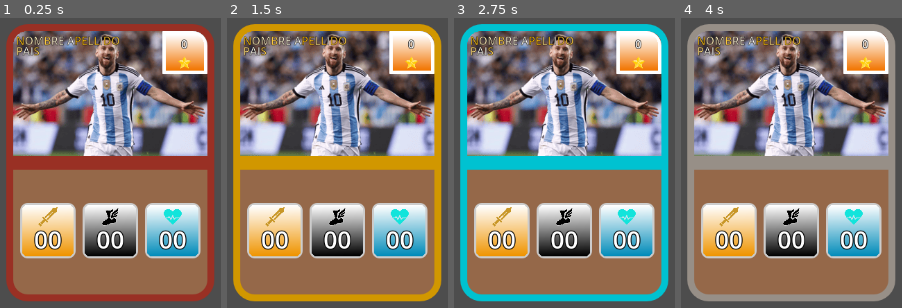
Above: before the commit, frames 1-4 (left to right).
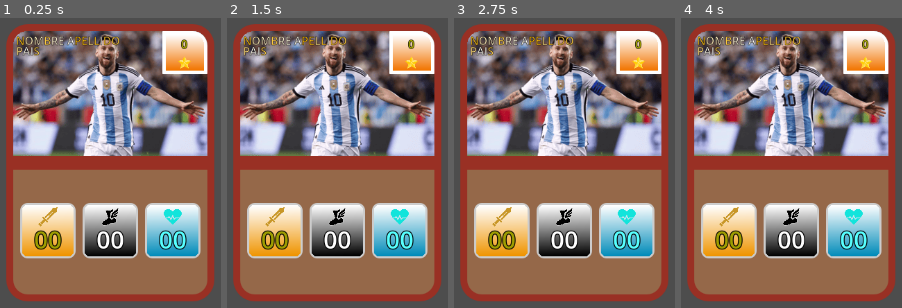
Above: after the commit, the same moments.

Repository: albanofazzito/Garayzar_Fazzito-Offside
Game: Godot game, scene res://Escenas/Carta.tscn
Same seed, same stepped clock (60 frames per second), same inputs: the game is played once before the commit and once after it.
Inputs (mouse positions are in pixels of both pictures, inside the frame that each line leads up to):
- Up to frame 1 (0.25 s): no input
- Up to frame 2 (1.5 s): tap Enter at 0.5 s; move the mouse to (outside the picture) at 0.52 s; click (outside the picture) at 0.67 s; tap Space at 1.25 s; move the mouse to (310, 229) at 1.27 s; click (310, 229) at 1.42 s
- Up to frame 3 (2.75 s): tap Enter at 2 s; move the mouse to (outside the picture) at 2.02 s; click (outside the picture) at 2.17 s
- Up to frame 4 (4 s): tap Space at 2.75 s; move the mouse to (884, 299) at 2.77 s; click (884, 299) at 2.92 s; tap Enter at 3.5 s; move the mouse to (outside the picture) at 3.52 s; click (outside the picture) at 3.67 s

The runs differ from the first frame. In frame 1, 0.9% of the frame differs, in the area x 15-86%, y 7-80%; in frame 2, 16%; in frame 3, 16%, in the area x 2-98%, y 2-98%; in frame 4, 16%.

Commit message:
Se desarrollo cambio de datos dependiendo de jugador

Diff:
--- a/offside/Escenas/Carta.tscn
+++ b/offside/Escenas/Carta.tscn
@@ -118,8 +118,7 @@
 fill_from = Vector2(0.53276354, 1)
 fill_to = Vector2(0.5099715, 0)
 
-[node name="Node2D" type="Node2D" unique_id=1589700394]
-script = ExtResource("1_jopjk")
+[node name="Carta" type="Node2D" unique_id=1589700394]
 
 [node name="Base" type="Panel" parent="." unique_id=57122258]
 anchors_preset = 8
@@ -134,6 +133,7 @@
 grow_horizontal = 2
 grow_vertical = 2
 theme_override_styles/panel = SubResource("StyleBoxFlat_lrvte")
+script = ExtResource("1_jopjk")
 
 [node name="Jugador" type="TextureRect" parent="Base" unique_id=238729905]
 material = SubResource("ShaderMaterial_mlirv")
@@ -176,12 +176,13 @@
 scale = Vector2(0.02, 0.02)
 texture = ExtResource("5_66sx7")
 
-[node name="Label" type="Label" parent="Base/RecipienteEstrellas" unique_id=1647795535]
+[node name="Coste" type="Label" parent="Base/RecipienteEstrellas" unique_id=1647795535]
 layout_mode = 0
 offset_left = 27.0
 offset_top = 7.0
 offset_right = 37.0
 offset_bottom = 30.0
+theme_override_colors/font_color = Color(0.7103104, 0.7050788, 0, 1)
 theme_override_constants/outline_size = 3
 text = "0"
 
@@ -269,6 +270,54 @@
 offset_bottom = 36.5
 grow_horizontal = 2
 grow_vertical = 2
+theme_override_colors/font_color = Color(0.6181253, 0.6149438, 0, 1)
+theme_override_colors/font_outline_color = Color(0, 0, 0, 1)
+theme_override_constants/outline_size = 5
+theme_override_font_sizes/font_size = 35
+text = "00"
+horizontal_alignment = 1
+vertical_alignment = 1
+
+[node name="AtaqueIcon" type="Sprite2D" parent="Base/Stats/CajaAtaque" unique_id=389421774]
+position = Vector2(40, 20)
+scale = Vector2(0.05, 0.05)
+texture = ExtResource("5_tlt12")
+
+[node name="CajaVelocidad" type="Panel" parent="Base/Stats" unique_id=48889624]
+custom_minimum_size = Vector2(80, 80)
+layout_direction = 2
+layout_mode = 2
+size_flags_horizontal = 0
+size_flags_vertical = 4
+theme_override_styles/panel = SubResource("StyleBoxFlat_yjb5q")
+
+[node name="TextureRect" type="TextureRect" parent="Base/Stats/CajaVelocidad" unique_id=791551687]
+material = SubResource("ShaderMaterial_louod")
+layout_mode = 1
+anchors_preset = 15
+anchor_right = 1.0
+anchor_bottom = 1.0
+offset_left = 3.0
+offset_top = 3.0
+offset_right = -3.0
+offset_bottom = -3.0
+grow_horizontal = 2
+grow_vertical = 2
+texture = SubResource("GradientTexture2D_njmkq")
+
+[node name="NumeroVelocidad" type="Label" parent="Base/Stats/CajaVelocidad" unique_id=1915790036]
+layout_mode = 1
+anchors_preset = 8
+anchor_left = 0.5
+anchor_top = 0.5
+anchor_right = 0.5
+anchor_bottom = 0.5
+offset_left = -25.5
+offset_top = -12.5
+offset_right = 25.5
+offset_bottom = 36.5
+grow_horizontal = 2
+grow_vertical = 2
 theme_override_colors/font_color = Color(1, 1, 1, 1)
 theme_override_colors/font_outline_color = Color(0, 0, 0, 1)
 theme_override_constants/outline_size = 5
@@ -277,20 +326,20 @@
 horizontal_alignment = 1
 vertical_alignment = 1
 
-[node name="AtaqueIcon" type="Sprite2D" parent="Base/Stats/CajaAtaque" unique_id=389421774]
+[node name="VelocidadIcon" type="Sprite2D" parent="Base/Stats/CajaVelocidad" unique_id=1723069616]
 position = Vector2(40, 20)
 scale = Vector2(0.05, 0.05)
-texture = ExtResource("5_tlt12")
-
-[node name="CajaVelocidad" type="Panel" parent="Base/Stats" unique_id=48889624]
+texture = ExtResource("6_u7gos")
+
+[node name="CajaDefensa" type="Panel" parent="Base/Stats" unique_id=81480942]
 custom_minimum_size = Vector2(80, 80)
 layout_direction = 2
 layout_mode = 2
 size_flags_horizontal = 0
 size_flags_vertical = 4
-theme_override_styles/panel = SubResource("StyleBoxFlat_yjb5q")
-
-[node name="TextureRect" type="TextureRect" parent="Base/Stats/CajaVelocidad" unique_id=791551687]
+theme_override_styles/panel = SubResource("StyleBoxFlat_e8jom")
+
+[node name="TextureRect" type="TextureRect" parent="Base/Stats/CajaDefensa" unique_id=979995550]
 material = SubResource("ShaderMaterial_louod")
 layout_mode = 1
 anchors_preset = 15
@@ -302,9 +351,9 @@
 offset_bottom = -3.0
 grow_horizontal = 2
 grow_vertical = 2
-texture = SubResource("GradientTexture2D_njmkq")
-
-[node name="NumeroVelocidad" type="Label" parent="Base/Stats/CajaVelocidad" unique_id=1915790036]
+texture = SubResource("GradientTexture2D_yyyga")
+
+[node name="NumeroDefensa" type="Label" parent="Base/Stats/CajaDefensa" unique_id=1903586197]
 layout_mode = 1
 anchors_preset = 8
 anchor_left = 0.5
@@ -317,7 +366,7 @@
 offset_bottom = 36.5
 grow_horizontal = 2
 grow_vertical = 2
-theme_override_colors/font_color = Color(1, 1, 1, 1)
+theme_override_colors/font_color = Color(0.34117648, 1, 1, 1)
 theme_override_colors/font_outline_color = Color(0, 0, 0, 1)
 theme_override_constants/outline_size = 5
 theme_override_font_sizes/font_size = 35
@@ -325,54 +374,6 @@
 horizontal_alignment = 1
 vertical_alignment = 1
 
-[node name="VelocidadIcon" type="Sprite2D" parent="Base/Stats/CajaVelocidad" unique_id=1723069616]
-position = Vector2(40, 20)
-scale = Vector2(0.05, 0.05)
-texture = ExtResource("6_u7gos")
-
-[node name="CajaDefensa" type="Panel" parent="Base/Stats" unique_id=81480942]
-custom_minimum_size = Vector2(80, 80)
-layout_direction = 2
-layout_mode = 2
-size_flags_horizontal = 0
-size_flags_vertical = 4
-theme_override_styles/panel = SubResource("StyleBoxFlat_e8jom")
-
-[node name="TextureRect" type="TextureRect" parent="Base/Stats/CajaDefensa" unique_id=979995550]
-material = SubResource("ShaderMaterial_louod")
-layout_mode = 1
-anchors_preset = 15
-anchor_right = 1.0
-anchor_bottom = 1.0
-offset_left = 3.0
-offset_top = 3.0
-offset_right = -3.0
-offset_bottom = -3.0
-grow_horizontal = 2
-grow_vertical = 2
-texture = SubResource("GradientTexture2D_yyyga")
-
-[node name="NumeroDefensa" type="Label" parent="Base/Stats/CajaDefensa" unique_id=1903586197]
-layout_mode = 1
-anchors_preset = 8
-anchor_left = 0.5
-anchor_top = 0.5
-anchor_right = 0.5
-anchor_bottom = 0.5
-offset_left = -25.5
-offset_top = -12.5
-offset_right = 25.5
-offset_bottom = 36.5
-grow_horizontal = 2
-grow_vertical = 2
-theme_override_colors/font_color = Color(1, 1, 1, 1)
-theme_override_colors/font_outline_color = Color(0, 0, 0, 1)
-theme_override_constants/outline_size = 5
-theme_override_font_sizes/font_size = 35
-text = "00"
-horizontal_alignment = 1
-vertical_alignment = 1
-
 [node name="VidaIcon" type="Sprite2D" parent="Base/Stats/CajaDefensa" unique_id=774502272]
 position = Vector2(40, 20)
 scale = Vector2(0.05, 0.05)
--- a/offside/Scripts/Carta.gd
+++ b/offside/Scripts/Carta.gd
@@ -1,20 +1,34 @@
-extends Node2D
-
-enum Calidad { BRONCE, PLATA, ORO, CAPITAN }
-
-const COLORES_CALIDAD= {Calidad.BRONCE: Color("#993024"), Calidad.PLATA: Color("#978f87"), Calidad.ORO: Color("#d19700"), Calidad.CAPITAN: Color("#00c2d1")}
-
-var calidad_actual: Calidad= Calidad.BRONCE
+extends Panel
 
 
-func _input(event):
-	if event is InputEventMouseButton:
-		if event.button_index== MOUSE_BUTTON_LEFT and event.pressed:
-			calidad_actual =(calidad_actual+ 1)% Calidad.size()
-			aplicar_calidad(calidad_actual)
+const COLORES_CALIDAD= {JugadorData.Calidad.BRONCE: Color("#993024"),
+JugadorData.Calidad.PLATA: Color("#978f87"),
+JugadorData.Calidad.ORO: Color("#d19700"),
+JugadorData.Calidad.CAPITAN: Color("#00c2d1")}
 
-func aplicar_calidad(calidad: Calidad):
-	var stylebox= $Base.get_theme_stylebox("panel").duplicate()
-	stylebox.border_color= COLORES_CALIDAD[calidad]
-	$Base.add_theme_stylebox_override("panel", stylebox)
-	$Base/Divisor.color= COLORES_CALIDAD[calidad]
+
+
+@export var datos: JugadorData:
+	set(value):
+		datos= value
+		if is_node_ready():
+			actualizar_carta()
+
+
+
+
+func actualizar_carta():
+	$Jugador.texture = datos.foto
+	$InfoJugador.text = datos.info
+	$InfoJugadorBorde.text= datos.info
+	$RecipienteEstrellas/Coste.text= datos.estrellas
+	$Stats/CajaAtaque/NumeroAtaque.text= datos.stat_ataque
+	$Stats/CajaVelocidad/NumeroVelocidad.text= datos.stat_velocidad
+	$Stats/CajaDefensa/NumeroDefensa.text= datos.stat_vida
+	aplicarCalidad(datos.calidad)
+
+func aplicarCalidad(calidad: JugadorData.Calidad):
+	var color = COLORES_CALIDAD[calidad]
+	var estilo = get_theme_stylebox("panel").duplicate()
+	estilo.border_color = color
+	add_theme_stylebox_override("panel", estilo)
--- /dev/null
+++ b/offside/Scripts/datosJugador.gd
@@ -0,0 +1,12 @@
+class_name JugadorData
+extends Resource
+enum Calidad { BRONCE, PLATA, ORO, CAPITAN }
+@export var info: String= ""
+@export var foto: Texture2D
+@export var bandera: Texture2D
+@export var efecto: String= ""
+@export var stat_ataque: int= 0
+@export var stat_velocidad: int= 0
+@export var stat_vida: int= 0
+@export var estrellas: int= 0
+@export var calidad: Calidad= Calidad.BRONCE
Not shown, added: offside/Scripts/datosJugador.gd.uid
